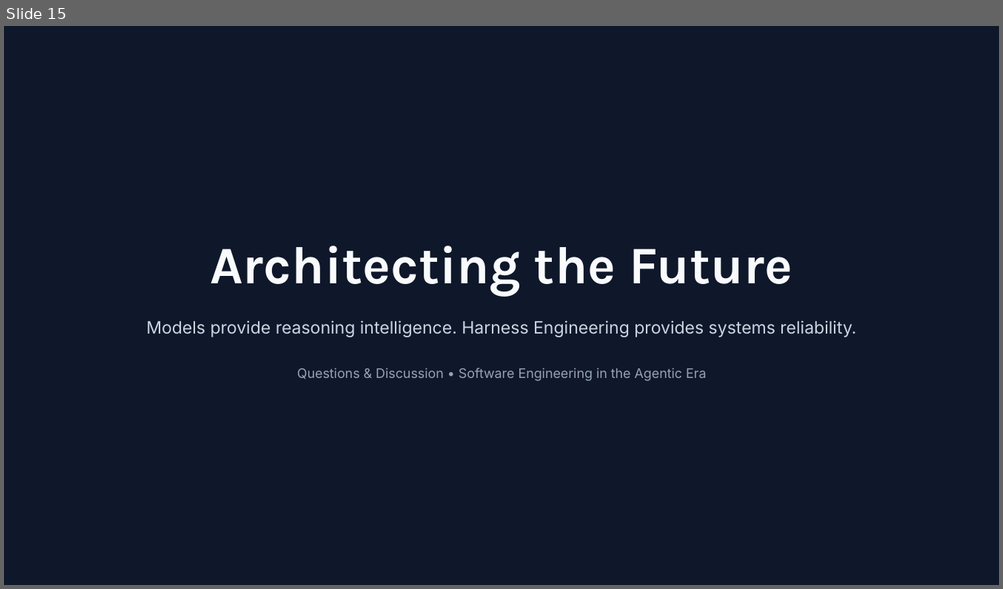
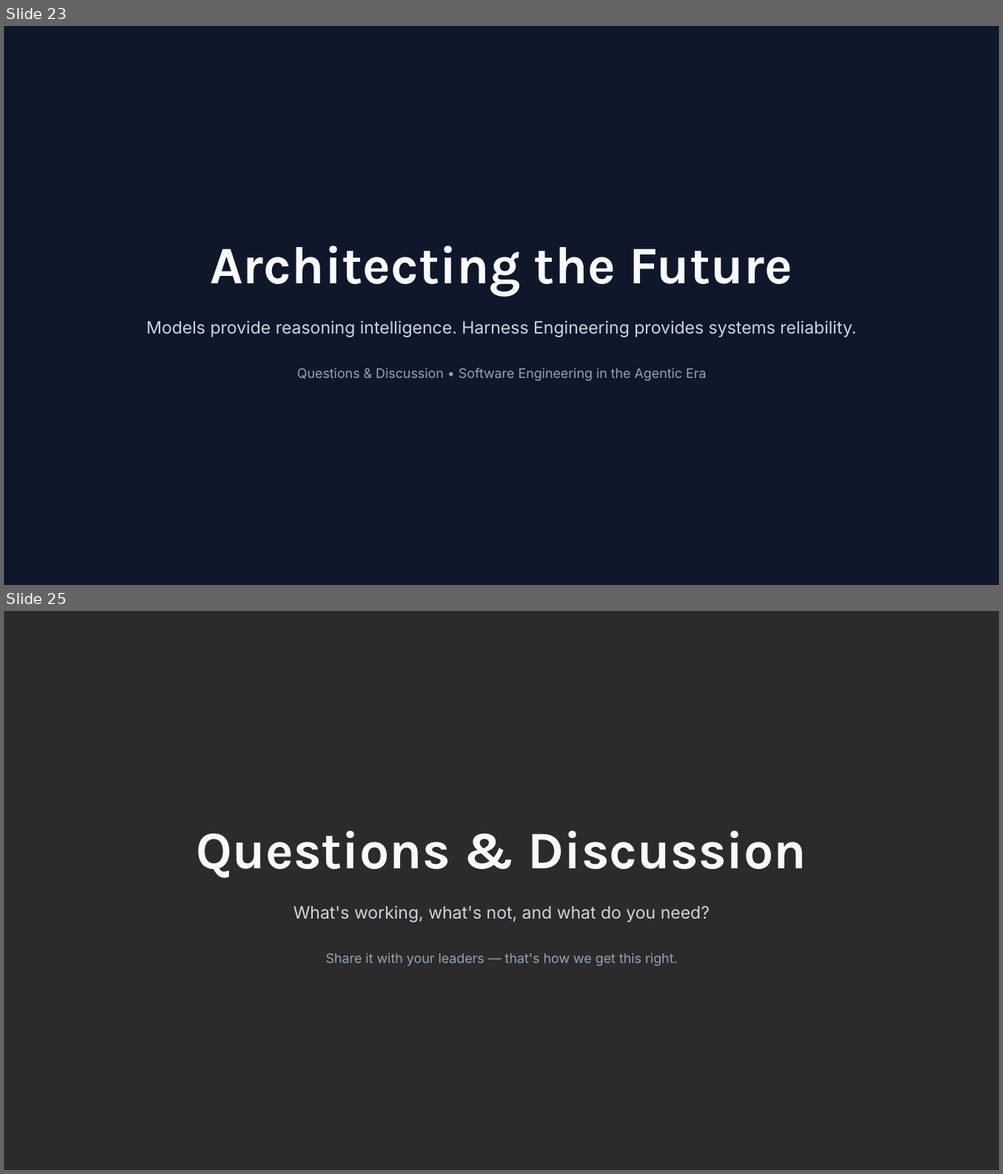
Before and after one commit to balakrishnaakuleti/harness_engineering, a slide deck: Harness Engineering in the Agentic Era (1).pptx. Shown one above the other, each under a label of ours: slide 15 before the commit, slides 23 and 25 after it; the slides between them are not shown. The pictures are 1003x589 and 1003x1174 pixels, drawn with LibreOffice and Linux fonts; fonts in the diff are those of the drawing; background and template pictures are left out; a plain dark background stands for a picture behind light text. Boxes give left, top, right and bottom in pixels: in the first picture for what was removed or moved away, otherwise in the second. Text is boxed around its words. In the diff, an @@ line names an element or a change of style, - is before the commit and + after.

```diff
--- a/Harness Engineering in the Agentic Era (1).pptx
+++ b/Harness Engineering in the Agentic Era (1).pptx
@@ slide 25 added at (x1=4, y1=611, x2=999, y2=1170), background picture (left out) @@
@@ text added at (x1=196, y1=831, x2=806, y2=878), 51 pt, text #F8FAFC, bold @@
+Questions & Discussion
@@ text added at (x1=293, y1=906, x2=709, y2=923), 16.5 pt, text #CBD5E1 @@
+What's working, what's not, and what do you need?
@@ text added at (x1=326, y1=953, x2=677, y2=966), 12.8 pt, text #94A3B8 @@
+Share it with your leaders — that's how we get this right.
@@ what was slide 15 is now slide 23 @@
```
Also in this commit, not shown: 1 slide changed, 10 other slides added.
